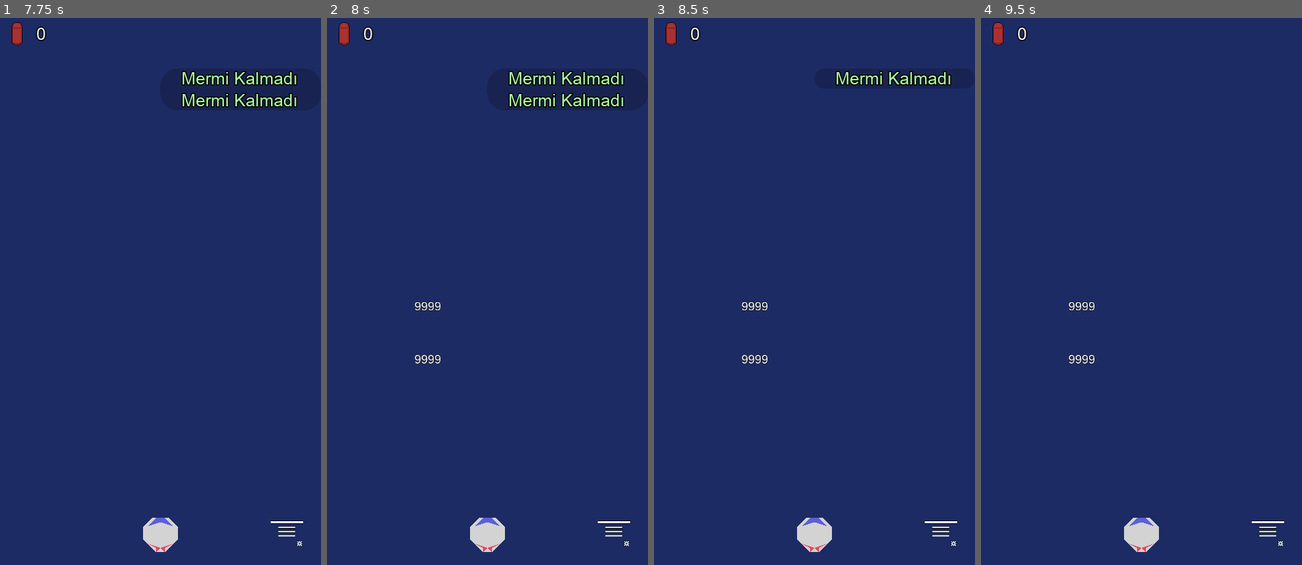
Above: before the commit, frames 1-4 (left to right).
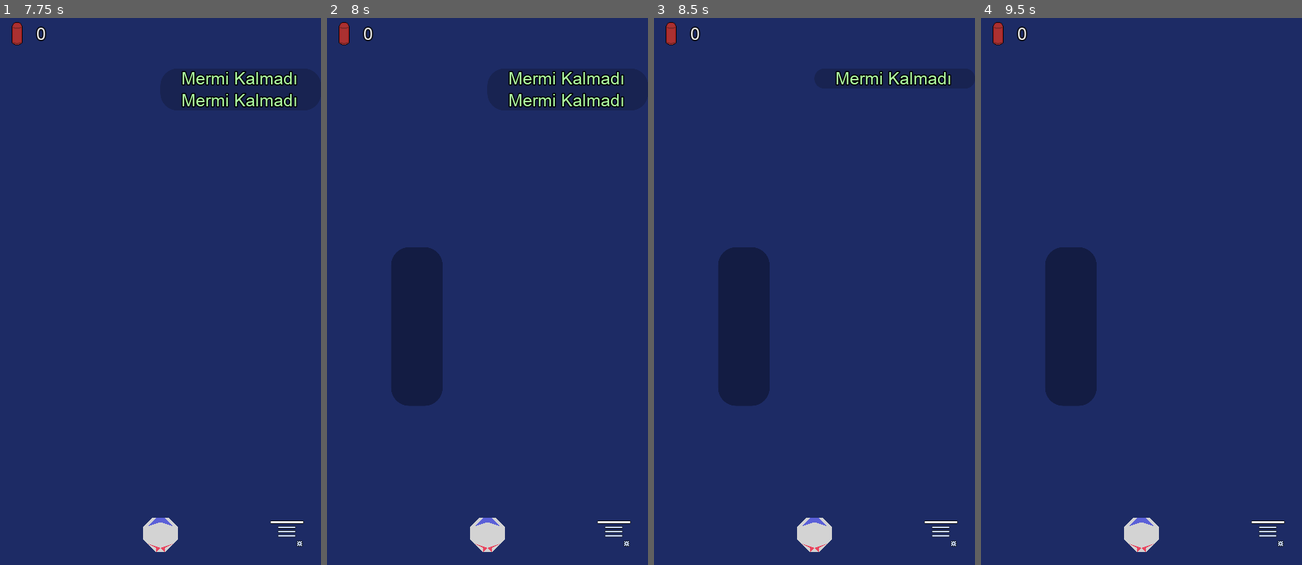
Above: after the commit, the same moments.

Repository: UmutSanci01/Goktasi-2
Game: Godot game, scene res://Main/Main.tscn
Same seed, same stepped clock (60 frames per second), same inputs: the game is played once before the commit and once after it. The engine's default icon, where the game draws it, is replaced by a stand-in: a white triangle on a blue panel in a dark square.
Inputs (mouse positions are in pixels of both pictures, inside the frame that each line leads up to; where the layout moved, square brackets give the same spot in the first picture):
- Up to frame 1 (7.75 s): click (160, 291) at 0.5 s; click "Menu" at 1.25 s; click (160, 291) at 2 s; click "Menu" at 2.75 s; click (282, 526) at 3.5 s; click "Menu" at 4.25 s; move the mouse to (231, 264) at 5.02 s; hold Right (ui_right) 5.03-5.75 s; tap P at 5.1, 6.6 s; click (231, 264) at 5.17 s; drag from (96, 318) to (160, 291) at 5.77 s; move the mouse to (192, 171) at 6.52 s; hold Right (ui_right) 6.53-7.25 s; drag from (144, 400) to (64, 209) at 7.27 s
- Up to frame 2 (8 s): no input
- Up to frame 3 (8.5 s): click (743, 275) [743, 236] at 8 s
- Up to frame 4 (9.5 s): click (1070, 324) [1070, 286] at 8.75 s

Frame 1 is identical in both runs. In frame 2, 4.4% of the frame differs, in the area x 20-37%, y 41-71%; in frame 3, 4.4%; in frame 4, 4.4%.
Error in both runs: Invalid get index 'radius' (on base: 'Nil'). (res://Game/OreDetector.gd:30)

Commit message:
Add animation to ammo choice menu

Diff:
--- a/GUI/Change Galaxy Confirm Panel/ChangeGalaxyPanel.tscn
+++ b/GUI/Change Galaxy Confirm Panel/ChangeGalaxyPanel.tscn
@@ -2,7 +2,7 @@
 
 [ext_resource path="res://Font/Arial.tres" type="DynamicFont" id=1]
 [ext_resource path="res://Images/back_icon.png" type="Texture" id=2]
-[ext_resource path="res://Images/icon_confirm.png" type="Texture" id=3]
+[ext_resource path="res://Images/galaxy_icon.png" type="Texture" id=3]
 [ext_resource path="res://GUI/Item Amount Label/ItemAmountLabel.tscn" type="PackedScene" id=4]
 [ext_resource path="res://GUI/Change Galaxy Confirm Panel/FuelContainer.gd" type="Script" id=5]
 [ext_resource path="res://GUI/Change Galaxy Confirm Panel/ChangeGalaxyPanel.gd" type="Script" id=6]
--- a/GUI/GUI.gd
+++ b/GUI/GUI.gd
@@ -48,7 +48,8 @@
 	menu = next_menu
 	menu.show()
 
-	ingame.ammo_choice_menu.hide()
+	ingame.ammo_choice_menu.rect_position = Vector2.ONE * -1000
+	ingame.ammo_choice_menu.close_menu()
 
 func _on_press_return():
 	set_menu(stack_menu.pop_back(), true)
--- a/GUI/InGame/AmmoChoiceMenu.gd
+++ b/GUI/InGame/AmmoChoiceMenu.gd
@@ -1,31 +1,40 @@
 extends Control
 
+onready var anim : AnimationPlayer = $AnimationPlayer
 onready var slots = $VBoxContainer.get_children()
 
-func show():
-	.show()
+func _ready():
+    visible = false
 
-	var bullets : WrapSameType = PlayerInventory.get_item_by_type(Item.Type.BULLET)
-	var slot_count = 0
-	for item_id in bullets.items:
-		var amount : int = bullets.items[item_id]
-		var data : Item = ItemDB.get_item(item_id)
-		slots[slot_count].set_item(item_id, amount, data.texture)
-		slot_count += 1
+func open_menu():
+    visible = true
 
-	if slot_count < 3:
-		slots[slot_count].clear_item()
+    var bullets : WrapSameType = PlayerInventory.get_item_by_type(Item.Type.BULLET)
+    var slot_count = 0
 
-func hide():
-	.hide()
-	GameState.is_bullet_menu_opened = false
-	# call from Gui.gd->set_menu
+    for item_id in bullets.items:
+        var amount : int = bullets.items[item_id]
+        var data : Item = ItemDB.get_item(item_id)
+        var slot = slots[slot_count]
 
-func _on_Slot_button_up():
-	pass # Replace with function body.
+        slot.call_deferred("set_item", item_id, amount, data.texture)
+        slot_count += 1
 
-func _on_Slot2_button_up():
-	pass # Replace with function body.
+    while slot_count < 3:
+        var slot = slots[slot_count]
+        slot.call_deferred("clear_item")
+        slot_count += 1
 
-func _on_Slot3_button_up():
-	pass # Replace with function body.
+    anim.play("Show")
+
+func close_menu():
+    GameState.is_bullet_menu_opened = false
+    anim.play_backwards("Show")
+
+func _on_Slot_button_up(slot_index : int):
+    var item_id = slots[slot_index].get_item()
+    if item_id > -1:
+        GameState.selected_bullet_id = item_id
+        Notification.notify(Notification.NotificationTypes.BulletTypeChanged)
+
+        close_menu()
--- a/GUI/InGame/AmmoChoiceMenu.tscn
+++ b/GUI/InGame/AmmoChoiceMenu.tscn
@@ -1,17 +1,67 @@
-[gd_scene load_steps=3 format=2]
+[gd_scene load_steps=6 format=2]
 
 [ext_resource path="res://GUI/Slot/Slot.tscn" type="PackedScene" id=1]
 [ext_resource path="res://GUI/InGame/AmmoChoiceMenu.gd" type="Script" id=4]
 
+[sub_resource type="StyleBoxFlat" id=1]
+bg_color = Color( 0, 0, 0, 0.341176 )
+corner_radius_top_left = 45
+corner_radius_top_right = 45
+corner_radius_bottom_right = 45
+corner_radius_bottom_left = 45
+corner_detail = 12
+shadow_color = Color( 0, 0, 0, 0 )
+
+[sub_resource type="Animation" id=2]
+length = 0.001
+tracks/0/type = "value"
+tracks/0/path = NodePath(".:rect_scale")
+tracks/0/interp = 1
+tracks/0/loop_wrap = true
+tracks/0/imported = false
+tracks/0/enabled = true
+tracks/0/keys = {
+"times": PoolRealArray( 0 ),
+"transitions": PoolRealArray( 1 ),
+"update": 0,
+"values": [ Vector2( 1.5, 1.5 ) ]
+}
+
+[sub_resource type="Animation" id=3]
+resource_name = "Show"
+length = 0.05
+step = 0.01
+tracks/0/type = "value"
+tracks/0/path = NodePath(".:rect_scale")
+tracks/0/interp = 1
+tracks/0/loop_wrap = true
+tracks/0/imported = false
+tracks/0/enabled = true
+tracks/0/keys = {
+"times": PoolRealArray( 0, 0.05 ),
+"transitions": PoolRealArray( 1, 1 ),
+"update": 0,
+"values": [ Vector2( 1.5, 0 ), Vector2( 1.5, 1.5 ) ]
+}
+
 [node name="AmmoChoiceMenu" type="Control"]
 anchor_right = 1.0
 anchor_bottom = 1.0
+margin_right = -600.0
+margin_bottom = -1024.0
 rect_scale = Vector2( 1.5, 1.5 )
 script = ExtResource( 4 )
 
+[node name="Panel" type="Panel" parent="."]
+margin_top = 1.52588e-05
+margin_right = 128.0
+margin_bottom = 395.0
+rect_scale = Vector2( 0.5, 0.5 )
+custom_styles/panel = SubResource( 1 )
+
 [node name="VBoxContainer" type="VBoxContainer" parent="."]
-margin_right = 40.0
-margin_bottom = 40.0
+margin_right = 128.0
+margin_bottom = 392.0
 rect_scale = Vector2( 0.5, 0.5 )
 
 [node name="Slot" parent="VBoxContainer" instance=ExtResource( 1 )]
@@ -37,8 +87,13 @@
 margin_bottom = 392.0
 texture_normal = null
 
-[node name="Tween" type="Tween" parent="."]
+[node name="AnimationPlayer" type="AnimationPlayer" parent="."]
+anims/RESET = SubResource( 2 )
+anims/Show = SubResource( 3 )
+__meta__ = {
+"_editor_description_": "Deneme"
+}
 
-[connection signal="button_up" from="VBoxContainer/Slot" to="." method="_on_Slot_button_up"]
-[connection signal="button_up" from="VBoxContainer/Slot2" to="." method="_on_Slot2_button_up"]
-[connection signal="button_up" from="VBoxContainer/Slot3" to="." method="_on_Slot3_button_up"]
+[connection signal="button_up" from="VBoxContainer/Slot" to="." method="_on_Slot_button_up" binds= [ 0 ]]
+[connection signal="button_up" from="VBoxContainer/Slot2" to="." method="_on_Slot_button_up" binds= [ 1 ]]
+[connection signal="button_up" from="VBoxContainer/Slot3" to="." method="_on_Slot_button_up" binds= [ 2 ]]
--- a/GUI/InGame/InGame.gd
+++ b/GUI/InGame/InGame.gd
@@ -19,7 +19,7 @@
 	Notification.register_observer(self, Notification.NotificationTypes.OreDetectorActive)
 	Notification.register_observer(self, Notification.NotificationTypes.OreDetectorDeactive)
 
-	ammo_choice_menu.hide()
+	ammo_choice_menu.close_menu()
 
 	# Check Detector
 #	if GameState.is_activate_detector:
@@ -40,19 +40,23 @@
 		if event.pressed and event.index == 0:
 			touch_start = event.position
 		else:
-			if touch_start.distance_squared_to(event.position) >= 200 * 200:
+			if not GameState.is_bullet_menu_opened \
+					and touch_start.distance_squared_to(event.position) >= 200 * 200:
+
 				var delta = event.position - touch_start
 				if abs(delta.x) <= abs(delta.y):
 					if delta.y <= 0:
-						GameState.touch_position = event.position
+						GameState.touch_position.x = event.position.x
+						GameState.touch_position.y = (event.position.y + touch_start.y) / 2.5
 						GameState.is_bullet_menu_opened = true
 
-						ammo_choice_menu.show()
-						ammo_choice_menu.rect_position = event.position
+						ammo_choice_menu.open_menu()
+						# ammo_choice_menu.rect_position = event.position
+						ammo_choice_menu.rect_position = GameState.touch_position
 			else:
 				if GameState.is_bullet_menu_opened:
 					GameState.is_bullet_menu_opened = false
-					ammo_choice_menu.hide()
+					ammo_choice_menu.close_menu()
 
 					get_tree().set_input_as_handled()
 
--- a/GUI/InGame/InGame.tscn
+++ b/GUI/InGame/InGame.tscn
@@ -139,8 +139,8 @@
 [node name="AmmoChoiceMenu" parent="." instance=ExtResource( 9 )]
 margin_left = -192.0
 margin_top = 424.0
-margin_right = -192.0
-margin_bottom = 424.0
+margin_right = 408.0
+margin_bottom = 1448.0
 mouse_filter = 2
 
 [connection signal="button_down" from="Return" to="." method="_on_Return_button_down"]
--- a/GUI/Map/MapCenterContainer.gd
+++ b/GUI/Map/MapCenterContainer.gd
@@ -4,7 +4,7 @@
 onready var map_slot : PackedScene = preload("Map Slot/MapSlot.tscn")
 onready var slots : GridContainer = $Slots
 
-func add_slot(slot_texture : Texture = null, index : int = -1):
+func add_slot(slot_texture : Texture = null, _index : int = -1):
 	var slot
 	var to_connect : bool = false
 	if slot_texture:
@@ -24,7 +24,7 @@
 		if slot.connect("pressed", get_parent(), "_on_MapSlot_pressed", [slot, slot.get_index()]): pass
 
 
-func add_slot_index2d(slot_texture : Texture = null, index : Vector2 = Vector2.ZERO):
+func add_slot_index2d(_slot_texture : Texture = null, index : Vector2 = Vector2.ZERO):
 	pass
 
 
--- a/Main/GameState.gd
+++ b/Main/GameState.gd
@@ -29,6 +29,7 @@
 # Bullet Menu
 var touch_position : Vector2 = Vector2.ZERO
 var is_bullet_menu_opened : bool = false
+var selected_bullet_id : int = -1
 
 
 func _ready():
--- a/Main/Main.tscn
+++ b/Main/Main.tscn
@@ -11,6 +11,12 @@
 
 [node name="GUI" parent="." instance=ExtResource( 1 )]
 
+[node name="AmmoChoiceMenu" parent="GUI/InGame" index="5"]
+margin_left = 0.0
+margin_top = 0.0
+margin_right = 600.0
+margin_bottom = 1024.0
+
 [connection signal="quit" from="GUI" to="." method="_on_GUI_quit"]
 [connection signal="store_buy" from="GUI" to="." method="_on_GUI_store_buy"]
 
--- a/Notification/Notification.gd
+++ b/Notification/Notification.gd
@@ -13,7 +13,8 @@
 	SupplierFuelDeactive,
 	SupplierBulletActive,
 	SupplierBulletDeactive,
-	Reset
+	Reset,
+	BulletTypeChanged
 }
 
 
@@ -33,7 +34,7 @@
 func notify(notification_type : int):
 	var group : Array = observers.get(notification_type, [])
 	if not group:
-		prints("Bu bildirimi dinleyen kimse yok", notification_type)
+		prints("There is no one that listen this notification.", notification_type)
 		return
 
 	for observer in group:
--- a/SpaceShip/SpaceShip.gd
+++ b/SpaceShip/SpaceShip.gd
@@ -16,6 +16,8 @@
 
 
 func _ready():
+	if Notification.register_observer(self, Notification.NotificationTypes.BulletTypeChanged): pass
+
 	selected_bullet_id = Item.ID.BULLET
 	var bullet_data = ItemDB.get_item(selected_bullet_id)
 	if bullet_data:
@@ -50,6 +52,10 @@
 	else:
 		InfoPanel.add_label("Mermi Kalmadı")
 
+func _on_Notify(notify_type : int):
+	if notify_type == Notification.NotificationTypes.BulletTypeChanged:
+		selected_bullet_id = GameState.selected_bullet_id
+		InfoPanel.add_label("Mermi degisti", ItemDB.get_item(selected_bullet_id).name)
 
 func _on_Bullet_MeteorCollide(collision_position : Vector2, collide_list : Array, bullet : Bullet):
 	emit_signal("shot_multi", collide_list, collision_position, bullet)
